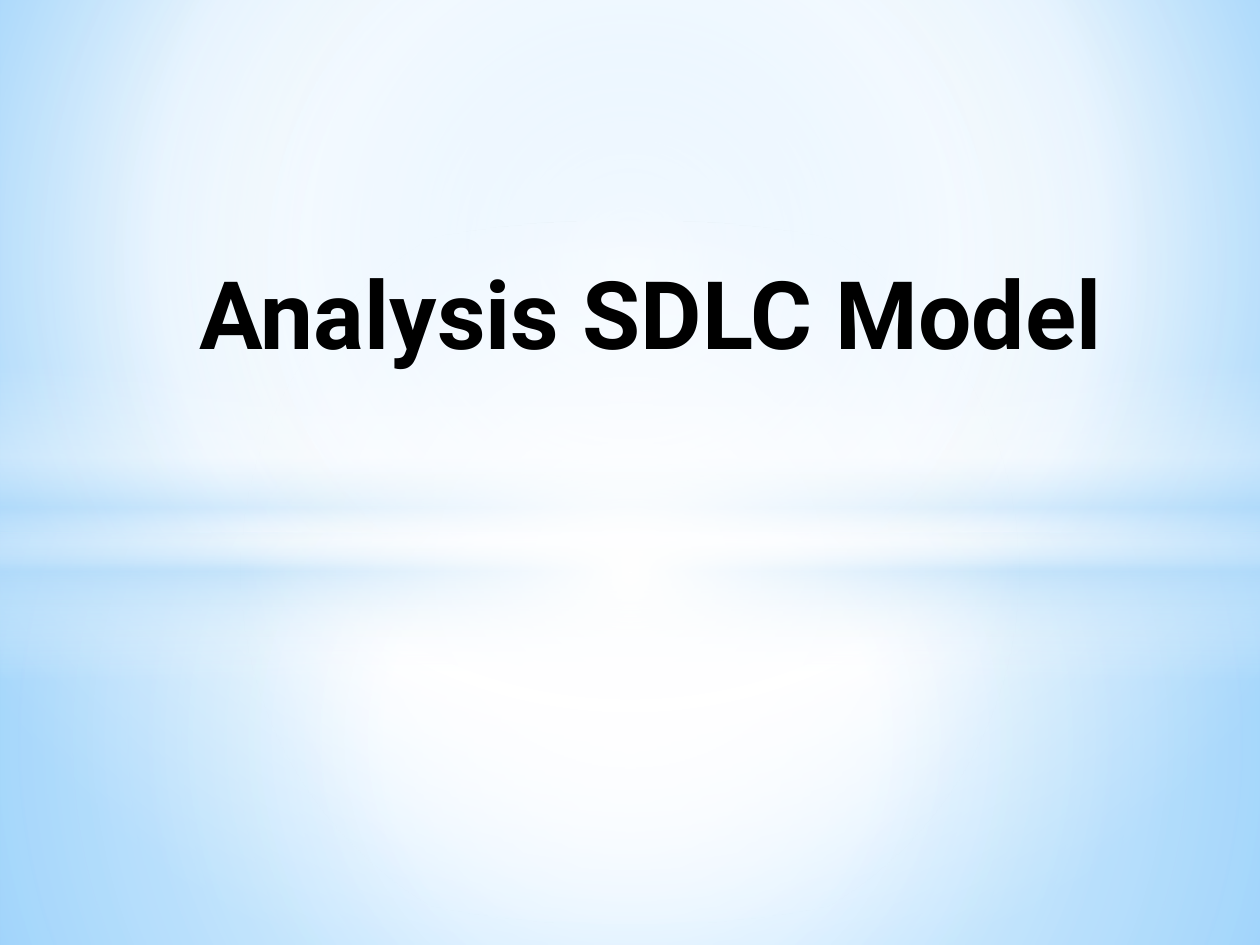
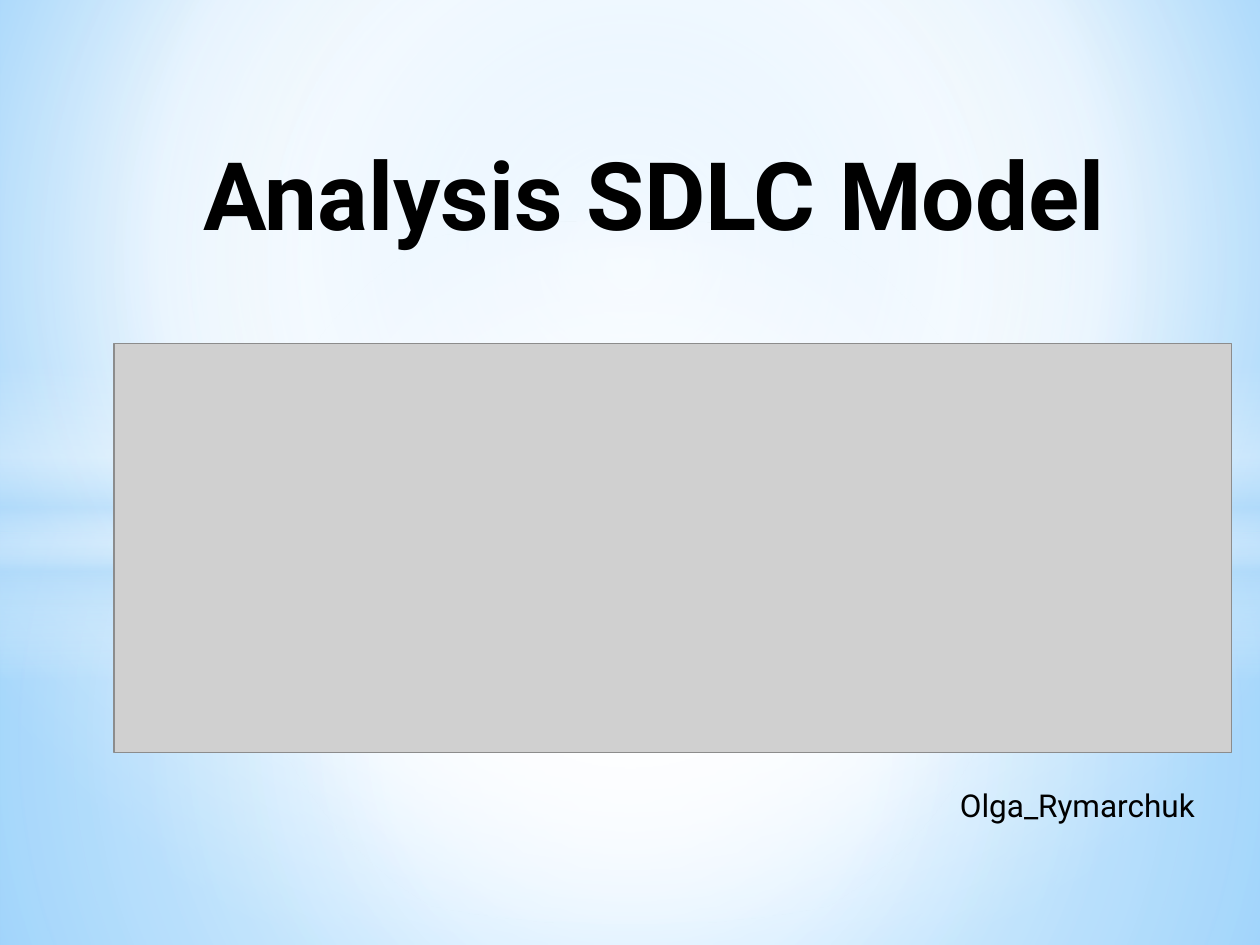
Before and after one commit to Olga-Ryma/HomeWorkTesting, a slide deck: slide 1 of Methodologies_Olga_Rymarchuk.pptx. Drawn at 1260x945 pixels with LibreOffice and Linux fonts; fonts in the diff are those of the drawing; grey boxes stand for pictures. Boxes give left, top, right and bottom in pixels: in the first picture for what was removed or moved away, otherwise in the second. Text is boxed around its words. In the diff, an @@ line names an element or a change of style, - is before the commit and + after.

Commit message:
Update Methodologies_Olga_Rymarchuk.pptx
added  list pluses and minuses  for every methodology
added content pictures

```diff
--- a/Methodologies_Olga_Rymarchuk.pptx
+++ b/Methodologies_Olga_Rymarchuk.pptx
@@ title "Analysis SDLC Model" moved from (x1=200, y1=278, x2=1101, y2=369) to (x1=203, y1=159, x2=1104, y2=250) @@
@@ picture added at (x1=115, y1=344, x2=1232, y2=752) @@
@@ text added at (x1=960, y1=793, x2=1195, y2=824), 18 pt, text #000000 @@
+Olga_Rymarchuk
```
Also in this commit, not shown: 2 other slides changed, 9 slides added.
